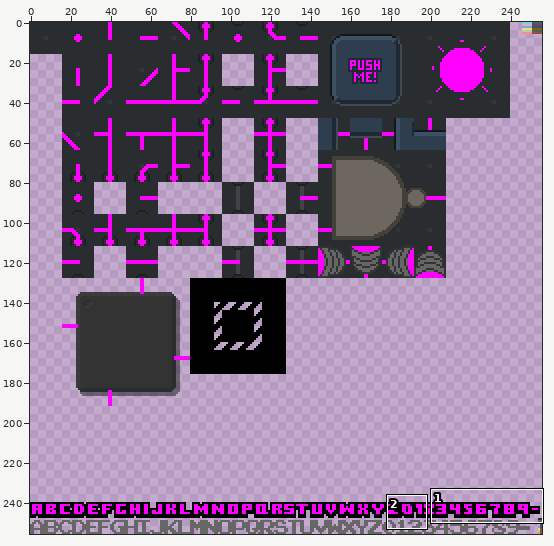
One commit to this pixel-art file: src/img/tiles.ase. The picture above shows the old version from afar; the outline marks the close-up.
Close-up. Before the edit:
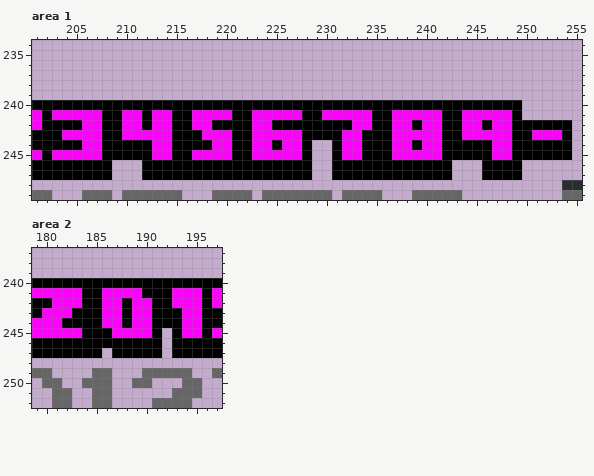
256x256 pixels, 1 frame. Colours within 5 levels of each other are drawn and written as one. Shown: area 1: x 201..255, y 234..249; area 2: x 179..197, y 237..252.
Now the later version:
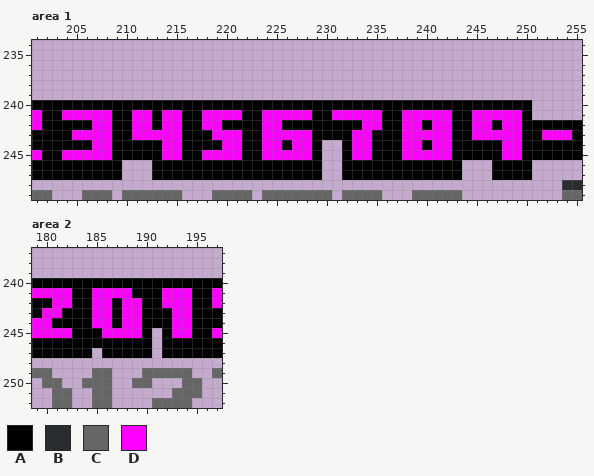
Palette (. is transparent): A #000000  B #2a2d30  C #666666  D #ff00ff
Difference:
--- area 1, layer "Layer 1"
@@ x 201..255 @@
 239 .......................................................
-240 AAAAAAAAAAAAAAAAAAAAAAAAAAAAAAAAAAAAAAAAAAAAAAAAA......
-241 DADDDDDAADDADDAADDDDAADDDDDAADDDDDAADDDDDAADDDDDA......
-242 DAAAADDAADDADDAADDAAAADDAAAAAAAADDAADDADDAADDADDAAAAAA.
-243 AAADDDDAADDDDDAAADDDAADDDDDAAAADDAAADDDDDAADDDDDAADDDA.
-244 AAAAADDAAAAADDAAAADDAADDADDA..ADDAAADDADDAAAAADDAAAAAA.
-245 DADDDDDAAAAADDAADDDDAADDDDDA..ADDAAADDDDDAAAAADDAAAAAA.
-246 AAAAAAAA...AAAAAAAAAAAAAAAAA..AAAAAAAAAAAA...AAAA......
-247 AAAAAAAA...AAAAAAAAAAAAAAAAA..AAAAAAAAAAAA...AAAA......
+240 AAAAAAAAAAAAAAAAAAAAAAAAAAAAAAAAAAAAAAAAAAAAAAAAAA.....
+241 DAADDDDDAADDADDAADDDDAADDDDDAADDDDDAADDDDDAADDDDDA.....
+242 DAAAAADDAADDADDAADDAAAADDAAAAAAAADDAADDADDAADDADDAAAAAA
+243 AAAADDDDAADDDDDAAADDDAADDDDDAAAADDAAADDDDDAADDDDDAADDDA
+244 AAAAAADDAAAAADDAAAADDAADDADDA..ADDAAADDADDAAAAADDAAAAAA
+245 DAADDDDDAAAAADDAADDDDAADDDDDA..ADDAAADDDDDAAAAADDAAAAAA
+246 AAAAAAAAA...AAAAAAAAAAAAAAAAA..AAAAAAAAAAAA...AAAA.....
+247 AAAAAAAAA...AAAAAAAAAAAAAAAAA..AAAAAAAAAAAA...AAAA.....
 248 .....................................................BB
--- area 2, layer "Layer 1"
@@ x 179..197 @@
 240 AAAAAAAAAAAAAAAAAAA
-241 DDDDDAADDDDAAADDDAD
-242 AADDDAADDADDAADDDAD
-243 ADDDAAADDADDAAADDAA
-244 DDDAAAADDADDAAADDAA
-245 DDDDDAAADDDDA.ADDAD
-246 AAAAAAAAAAAAA.AAAAA
-247 AAAAAAA.AAAAA.AAAAA
+241 DDDDAADDDDAAADDDAAD
+242 AADDAADDADDAADDDAAD
+243 ADDAAADDADDAAADDAAA
+244 DDAAAADDADDAAADDAAA
+245 DDDDAAADDDDA.ADDAAD
+246 AAAAAAAAAAAA.AAAAAA
+247 AAAAAA.AAAAA.AAAAAA
 248 ...................
Boxes around the changes in both close-ups, in picture pixels (x1, y1, x2, y2):
changed: (52, 100, 582, 180)
changed: (52, 288, 202, 358)
